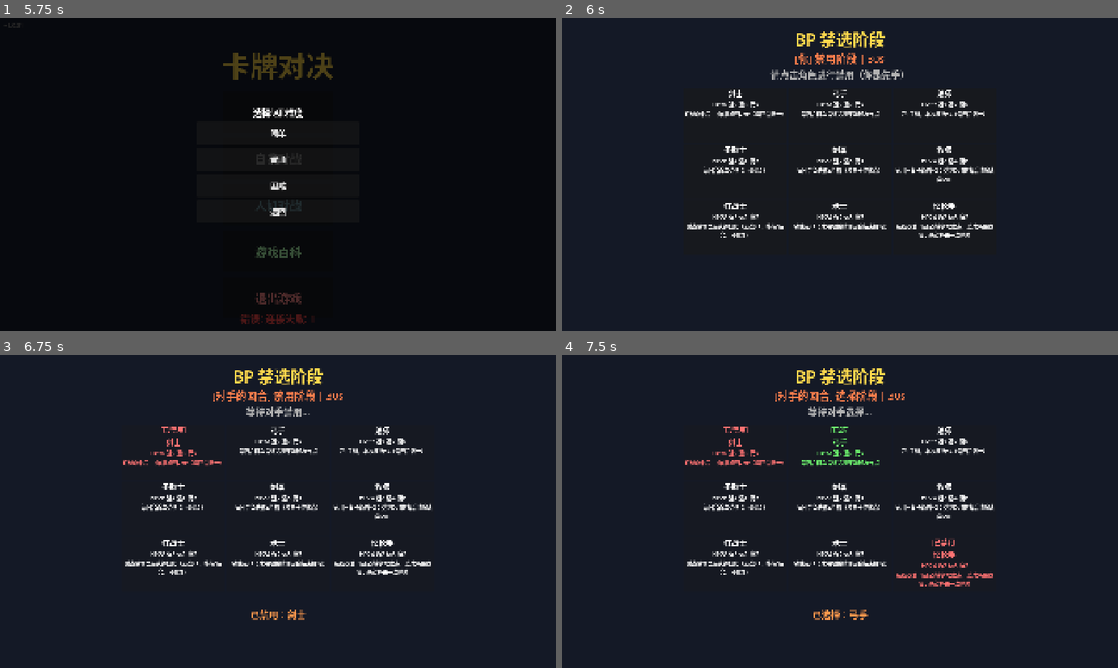
Above: before the commit, frames 1-4 (two rows, left to right).
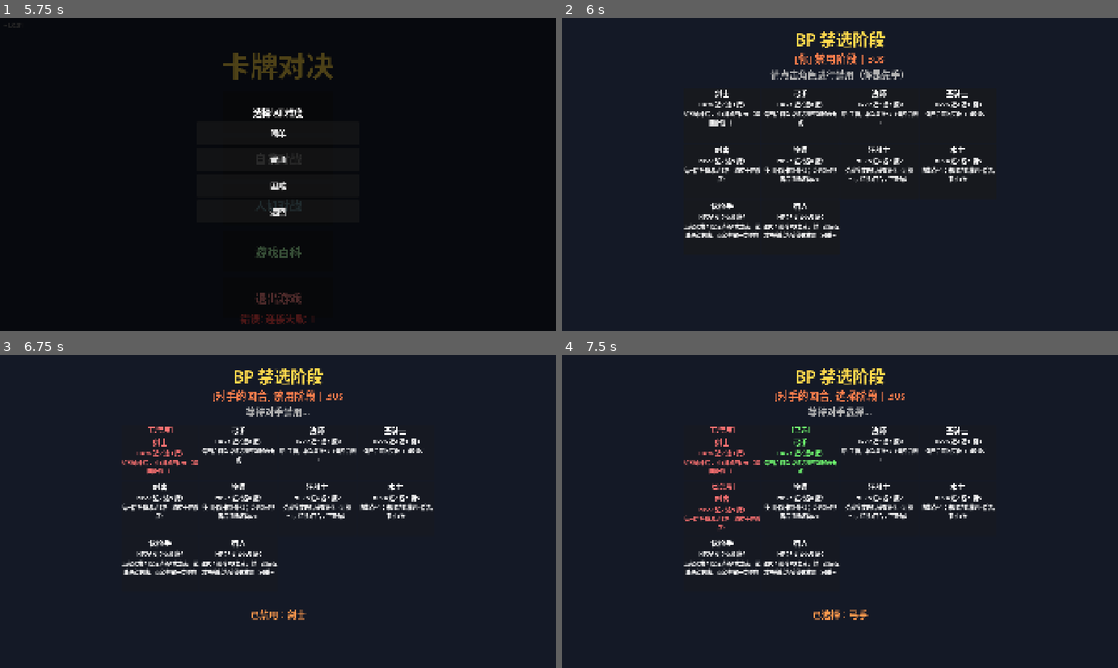
Above: after the commit, the same moments.

Repository: 41hu/card_duel
Game: Godot game, scene res://scenes/main_menu.tscn
Two runs of this game, one before a commit and one after it. Both use one fixed random seed, a clock stepped at 60 frames per second and the inputs below.
Inputs (mouse positions are in pixels of both pictures, inside the frame that each line leads up to; where the layout moved, square brackets give the same spot in the first picture):
- Up to frame 1 (5.75 s): click "多人对战" at 0.5 s; click "自我对战" at 1.25 s; click (227, 174) at 2.02 s; type "12" at 2.1 s; click "加入" at 2.75 s; click "返回" at 3.5 s; click "人机对战" at 4.25 s; click "游戏百科" at 5 s
- Up to frame 2 (6 s): click "简单" at 5.75 s
- Up to frame 3 (6.75 s): click (161, 452) [172, 452] at 6.5 s
- Up to frame 4 (7.5 s): click (801, 452) [840, 452] at 7.25 s

Frame 1 is identical in both runs. In frame 2, 5.2% of the frame differs, in the area x 21-78%, y 22-71%; in frame 3, 5.3%; in frame 4, 5.6%, in the area x 21-78%, y 22-74%.

Commit message:
balance: 新增角色猎人(埋伏/捕兽夹)
猎人: HP26/近4/远5/魔2
- 技能"埋伏"(机制由主维护者v1.0.31实现): 消耗1攻击点, 将手牌一张远程攻击牌转为捕兽夹放置
- 捕兽夹可重叠放置, 踩上-3HP/个, 触发即销毁
- 角色池 9名 → 10名, 同步 GAME_RULES/README

Diff:
--- a/scripts/data/character_data.gd
+++ b/scripts/data/character_data.gd
@@ -1,4 +1,4 @@
-# character_data.gd — 角色数据定义（9名角色）
+# character_data.gd — 角色数据定义（10名角色）
 extends RefCounted
 
 const CHARACTER_DB = {
@@ -11,6 +11,7 @@
 	"berserker":   {name="狂战士", hp=28, near=8, range=2, magic=2, skill="berserker",    skill_desc="受直接攻击后获得狂化（近战+1，持续3回合，可叠加）"},
 	"warlock":     {name="术士",   hp=24, near=2, range=3, magic=3, skill="warlock",      skill_desc="功能点+1；未用功能牌则回合结束抽1张"},
 	"gunslinger":  {name="快枪手", hp=26, near=2, range=6, magic=2, skill="gunslinger",   skill_desc="远程双发：固定消耗2攻击点，造成两段伤害，两段各需一次响应"},
+	"hunter":      {name="猎人",   hp=26, near=4, range=5, magic=2, skill="hunter",       skill_desc="埋伏：消耗1攻击点，将一张远程攻击牌转为捕兽夹放置（可重叠，踩上-3HP）"},
 }
 
-const CHARACTER_IDS = ["swordsman", "archer", "mage", "paladin", "assassin", "priest", "berserker", "warlock", "gunslinger"]
+const CHARACTER_IDS = ["swordsman", "archer", "mage", "paladin", "assassin", "priest", "berserker", "warlock", "gunslinger", "hunter"]
Not shown, changed: GAME_RULES.md
Not shown, changed: README.md
